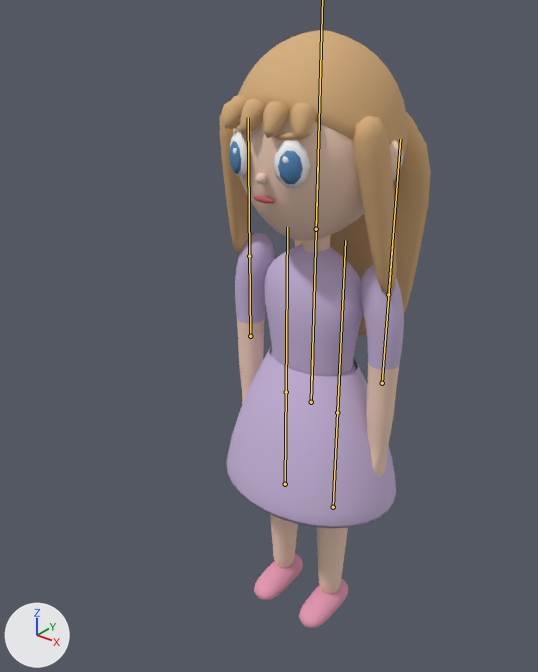
Two versions of the glTF model models/trainers/dora.glb, one commit apart.
Before and after are seen from a 50 mm lens placed at (0.774, -1.11, 1.342), pointed at (-0.036, -0.098, 0.715). Arrows for +X, +Y and +Z are at lower left; the lights stay in place. The picture after the commit comes second. The bones that bend it are drawn over the model as lines.

In view in the first picture: 'dora'.
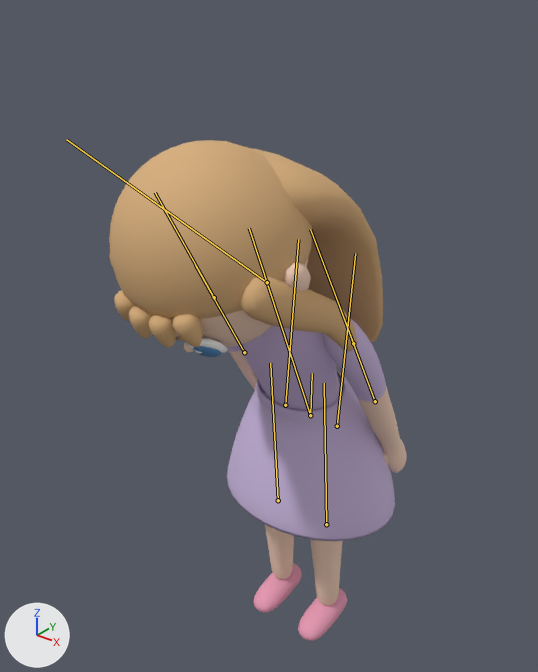
The newer file adds an action. The first version stands in its rest pose; the second is drawn at frame 24 of the action 'Slump'.

Boxes [x1, y1, x2, y2] around the edits, measured in the pictures (538 x 672 px):
'dora', posed (41% wider, 16% shorter)
    before: [220, 30, 431, 628]
    after: [109, 140, 407, 641]
bone 'hips', root to tip
    before: (311, 402) to (312, 359)
    after: (310, 415) to (312, 373)
bone 'hipL', root to tip
    before: (286, 392) to (287, 227)
    after: (285, 405) to (298, 239)
bone 'kneeL', root to tip
    before: (285, 484) to (286, 339)
    after: (278, 500) to (270, 363)
bone 'hipR', root to tip
    before: (337, 412) to (345, 240)
    after: (337, 426) to (355, 253)
bone 'kneeR', root to tip
    before: (333, 507) to (340, 358)
    after: (326, 524) to (324, 383)
bone 'torso', root to tip
    before: (311, 402) to (318, 163)
    after: (310, 415) to (249, 228)
bone 'shoulderL', root to tip
    before: (249, 256) to (248, 117)
    after: (214, 297) to (155, 192)
bone 'shoulderR', root to tip
    before: (388, 294) to (400, 139)
    after: (353, 343) to (310, 229)

The change, as a diff of the scene's bpy script:
```diff
--- a/models/trainers/dora.glb.py
+++ b/models/trainers/dora.glb.py
@@ bone_hips @@
 bone_hips = bpy.data.objects['trainer'].pose.bones['hips']
-bone_hips.location = (0.0, 0.0, 0.0)
+bone_hips.location = (0.0, -0.05, 0.0)
@@ bone_hipl @@
 bone_hipl = bpy.data.objects['trainer'].pose.bones['hipL']  # child of 'hips'
-bone_hipl.rotation_quaternion = (1.0, 0.0, 0.0, 0.0)  # degrees (0, 0, 0)
+bone_hipl.rotation_quaternion = (0.999, -0.05, 0.0, 0.0)  # degrees (-6, 0, 0)
@@ bone_kneel @@
 bone_kneel = bpy.data.objects['trainer'].pose.bones['kneeL']  # child of 'hipL'
-bone_kneel.rotation_quaternion = (1.0, 0.0, 0.0, 0.0)  # degrees (0, 0, 0)
+bone_kneel.rotation_quaternion = (0.996, 0.09, 0.0, 0.0)  # degrees (10, 0, 0)
@@ bone_hipr @@
 bone_hipr = bpy.data.objects['trainer'].pose.bones['hipR']  # child of 'hips'
-bone_hipr.rotation_quaternion = (1.0, 0.0, 0.0, 0.0)  # degrees (0, 0, 0)
+bone_hipr.rotation_quaternion = (0.999, -0.05, 0.0, 0.0)  # degrees (-6, 0, 0)
@@ bone_kneer @@
 bone_kneer = bpy.data.objects['trainer'].pose.bones['kneeR']  # child of 'hipR'
-bone_kneer.rotation_quaternion = (1.0, 0.0, 0.0, 0.0)  # degrees (0, 0, 0)
+bone_kneer.rotation_quaternion = (0.996, 0.09, 0.0, 0.0)  # degrees (10, 0, 0)
@@ bone_torso @@
 bone_torso = bpy.data.objects['trainer'].pose.bones['torso']  # child of 'hips'
-bone_torso.rotation_quaternion = (1.0, 0.0, 0.0, 0.0)  # degrees (0, 0, 0)
+bone_torso.rotation_quaternion = (0.98, 0.199, 0.0, 0.0)  # degrees (23, 0, 0)
@@ bone_head @@
 bone_head = bpy.data.objects['trainer'].pose.bones['head']  # child of 'torso'
-bone_head.rotation_quaternion = (1.0, 0.0, 0.0, 0.0)  # degrees (0, 0, 0)
+bone_head.rotation_quaternion = (0.969, 0.247, 0.0, 0.0)  # degrees (29, 0, 0)
@@ bone_shoulderl @@
 bone_shoulderl = bpy.data.objects['trainer'].pose.bones['shoulderL']  # child of 'torso'
-bone_shoulderl.rotation_quaternion = (1.0, 0.0, 0.0, 0.0)  # degrees (0, 0, 0)
+bone_shoulderl.rotation_quaternion = (0.998, 0.06, 0.0, 0.0)  # degrees (7, 0, 0)
@@ bone_shoulderr @@
 bone_shoulderr = bpy.data.objects['trainer'].pose.bones['shoulderR']  # child of 'torso'
-bone_shoulderr.rotation_quaternion = (1.0, 0.0, 0.0, 0.0)  # degrees (0, 0, 0)
+bone_shoulderr.rotation_quaternion = (0.998, 0.06, 0.0, 0.0)  # degrees (7, 0, 0)
```
